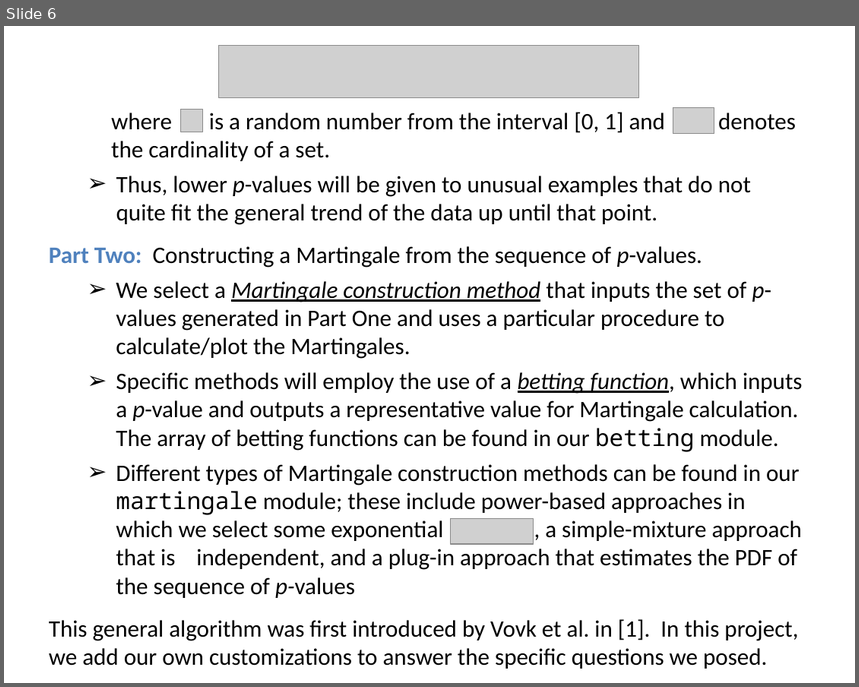
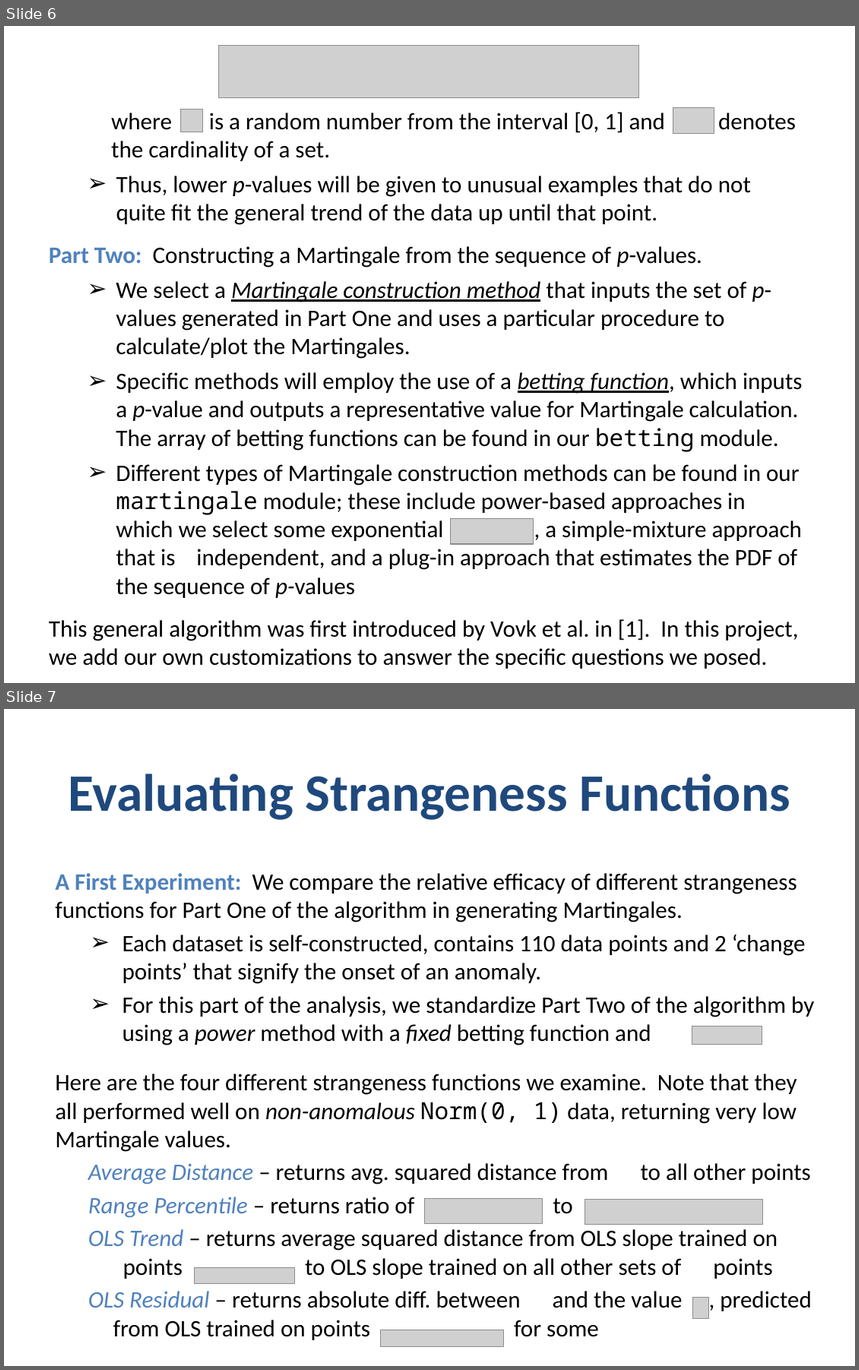
Before and after one commit to al5250/cs109a_project, a slide deck: slides.pptx. Shown one above the other, each under a label of ours: slide 6 before the commit, slides 6 and 7 after it. The pictures are 859x687 and 859x1370 pixels, drawn with LibreOffice and Linux fonts; fonts in the diff are those of the drawing; grey boxes stand for pictures; background and template pictures are left out. Boxes give left, top, right and bottom in pixels: in the first picture for what was removed or moved away, otherwise in the second. Text is boxed around its words. In the diff, an @@ line names an element or a change of style, - is before the commit and + after.

```diff
--- a/slides.pptx
+++ b/slides.pptx
@@ slide 7 added at (x1=4, y1=709, x2=855, y2=1366), background #FFFFFF @@
@@ title added at (x1=69, y1=774, x2=791, y2=820), 49 pt, text #1F497D, bold @@
+Evaluating Strangeness Functions
@@ text added at (x1=55, y1=873, x2=814, y2=1341), 22 pt, text #000000 @@
+A First Experiment: We compare the relative efficacy of different strangeness functions for Part One of the algorithm in generating Martingales.
+➢ Each dataset is self-constructed, contains 110 data points and 2 ‘change points’ that signify the onset of an anomaly.
+➢ For this part of the analysis, we standardize Part Two of the algorithm by using a power method with a fixed betting function and .
+Here are the four different strangeness functions we examine. Note that they all performed well on non-anomalous Norm(0, 1) data, returning very low Martingale values.
+Average Distance – returns avg. squared distance from to all other points
+Range Percentile – returns ratio of to
+OLS Trend – returns average squared distance from OLS slope trained on points to OLS slope trained on all other sets of points
+OLS Residual – returns absolute diff. between and the value , predicted from OLS trained on points for some
@@ picture added at (x1=693, y1=1027, x2=762, y2=1046) @@
@@ picture added at (x1=424, y1=1200, x2=543, y2=1224) @@
@@ picture added at (x1=585, y1=1201, x2=764, y2=1225) @@
@@ picture added at (x1=194, y1=1268, x2=294, y2=1285) @@
@@ picture added at (x1=693, y1=1298, x2=710, y2=1319) @@
@@ picture added at (x1=381, y1=1331, x2=503, y2=1347) @@
```
Also in this commit, not shown: 2 slides changed, 9 other slides added, 1 slide removed.
